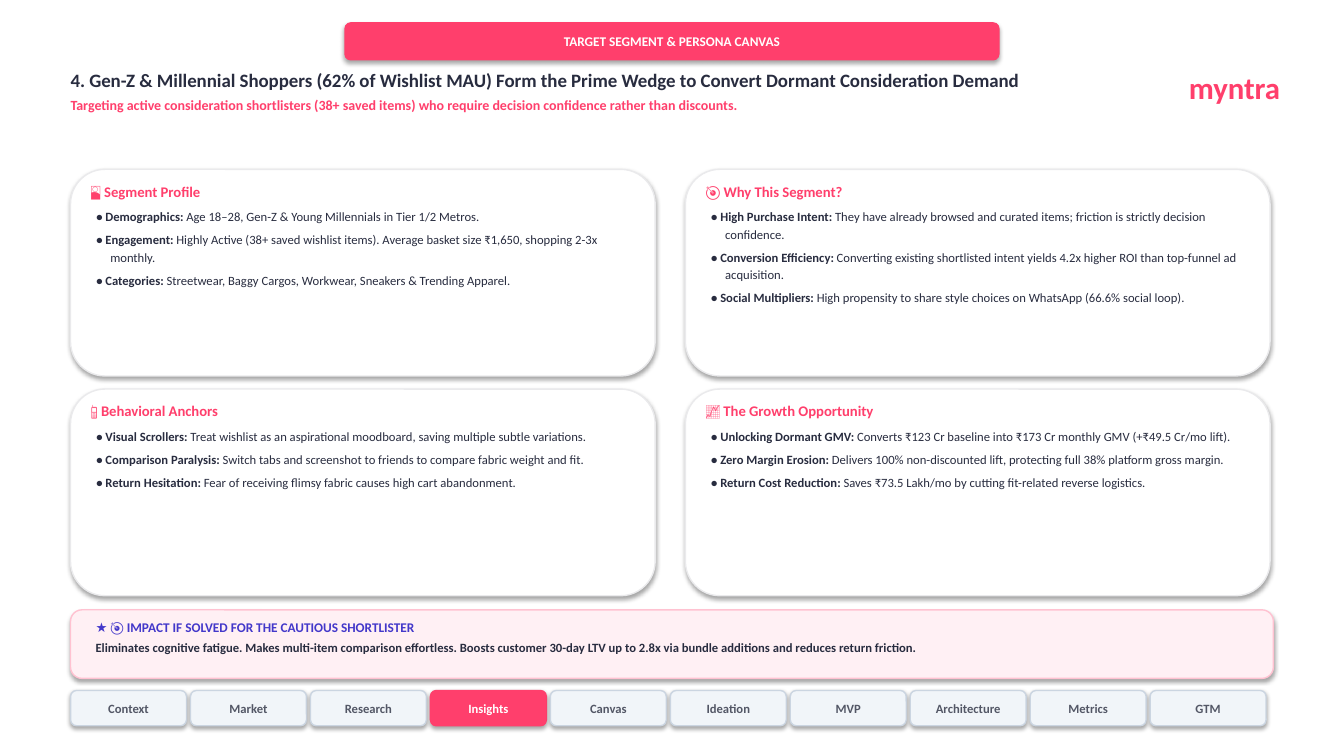
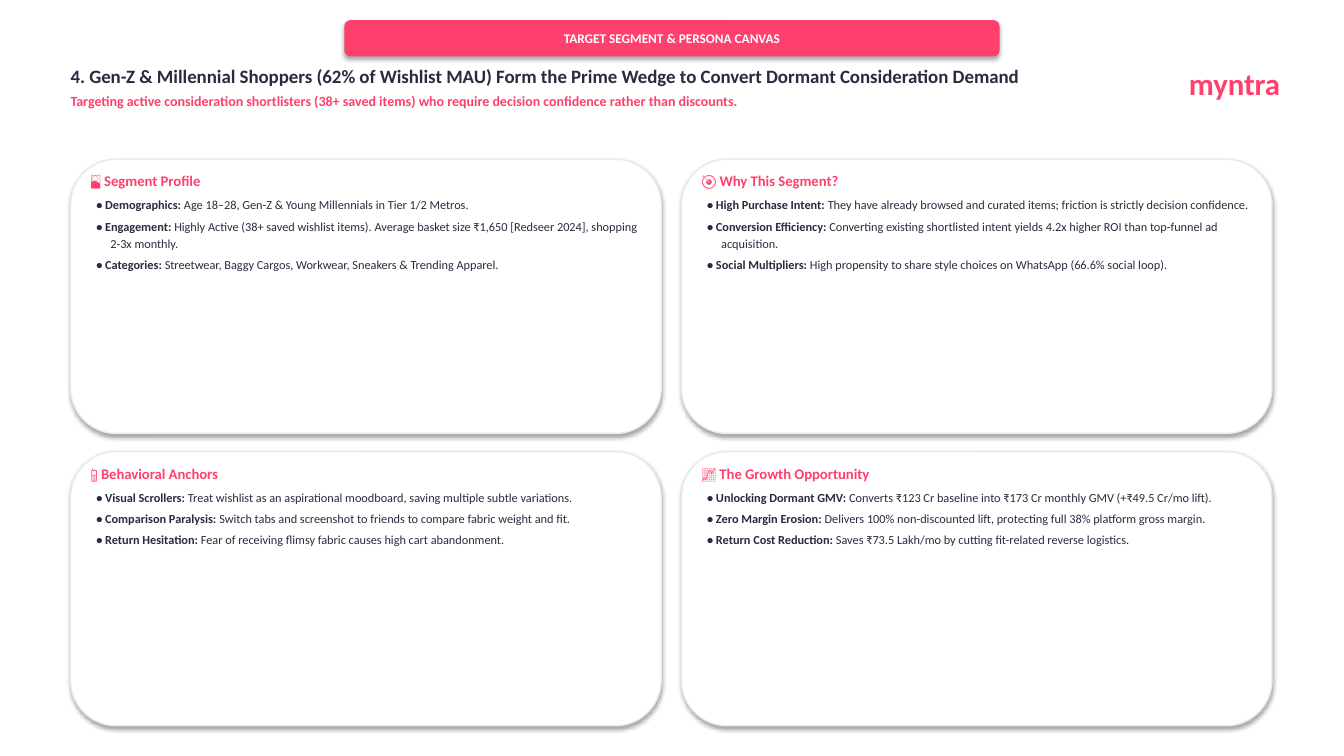
Before and after one commit to akhyashukla03/myntra, a slide deck: slide 4 of Myntra_Wishlist_Studio_10_Slide_Deck.pptx. Drawn at 1344x756 pixels with LibreOffice and Linux fonts; fonts in the diff are those of the drawing. Boxes give left, top, right and bottom in pixels: in the first picture for what was removed or moved away, otherwise in the second. Text is boxed around its words. In the diff, an @@ line names an element or a change of style, - is before the commit and + after.

```diff
--- a/Myntra_Wishlist_Studio_10_Slide_Deck.pptx
+++ b/Myntra_Wishlist_Studio_10_Slide_Deck.pptx
@@ rounded rectangle "TARGET SEGMENT & PERSONA CANVAS": place and size @@
-rounded rectangle "TARGET SEGMENT & PERSONA CANVAS" at box(345, 22, 1000, 60)
+rounded rectangle "TARGET SEGMENT & PERSONA CANVAS" at box(345, 20, 1000, 56)
@@ text "4. Gen-Z & Millennial Shoppers ...": place and size @@
-text "4. Gen-Z & Millennial Shoppers ..." at box(71, 73, 1019, 113)
+text "4. Gen-Z & Millennial Shoppers ..." at box(71, 69, 1019, 109)
@@ text "myntra": place and size @@
-text "myntra" at box(1189, 79, 1280, 104)
+text "myntra" at box(1189, 75, 1280, 100)
@@ rounded rectangle: place and size @@
-rounded rectangle at box(71, 169, 655, 376)
+rounded rectangle at box(71, 159, 661, 434)
@@ text "🎴 Segment Profile": place and size @@
-text "🎴 Segment Profile" at box(104, 186, 597, 287)
+text "🎴 Segment Profile" at box(104, 175, 637, 271)
@@ text at box(104, 175, 499, 271): size 9 to 8.8 pt in "• Demographics: Age 18–28, Gen-Z & Young ...", "• Categories: Streetwear, Baggy Cargos, Workwear, Sneakers ..."; less space between paragraphs @@
@@ rounded rectangle: place and size @@
-rounded rectangle at box(686, 169, 1270, 376)
+rounded rectangle at box(682, 159, 1272, 434)
@@ text "🎯 Why This Segment?": place and size @@
-text "🎯 Why This Segment?" at box(720, 186, 1237, 304)
+text "🎯 Why This Segment?" at box(716, 175, 1248, 271)
@@ text at box(105, 222, 637, 250): text changed; size 9 to 8.8 pt @@
-• Engagement: Highly Active (38+ saved wishlist items). Average basket size ₹1,650, shopping 2-3x monthly.
+• Engagement: Highly Active (38+ saved wishlist items). Average basket size ₹1,650 [Redseer 2024], shopping 2-3x monthly.
@@ rounded rectangle: place and size @@
-rounded rectangle at box(71, 389, 655, 596)
+rounded rectangle at box(71, 452, 661, 726)
@@ size 9 to 8.8 pt; less space between paragraphs in 3 elements at box(716, 175, 1248, 271), box(716, 468, 1212, 546), box(101, 468, 573, 546) @@
@@ text "📱 Behavioral Anchors": place and size @@
-text "📱 Behavioral Anchors" at box(101, 405, 586, 489)
+text "📱 Behavioral Anchors" at box(101, 468, 573, 546)
@@ rounded rectangle: place and size @@
-rounded rectangle at box(686, 389, 1270, 596)
+rounded rectangle at box(682, 452, 1272, 726)
@@ text "📈 The Growth Opportunity": place and size @@
-text "📈 The Growth Opportunity" at box(720, 405, 1231, 489)
+text "📈 The Growth Opportunity" at box(716, 468, 1212, 546)
@@ rounded rectangle removed at box(71, 610, 1273, 679) @@
@@ text removed at box(96, 623, 916, 654) @@
-★ 🎯 IMPACT IF SOLVED FOR THE CAUTIOUS SHORTLISTER
-Eliminates cognitive fatigue. Makes multi-item comparison effortless. Boosts customer 30-day LTV up to 2.8x via bundle additions and reduces return friction.
@@ rounded rectangle removed at box(71, 691, 187, 726) @@
-Context
@@ rounded rectangle removed at box(191, 691, 307, 726) @@
-Market
@@ rounded rectangle removed at box(311, 691, 426, 726) @@
-Research
@@ rounded rectangle removed at box(431, 691, 546, 726) @@
-Insights
@@ rounded rectangle removed at box(551, 691, 666, 726) @@
-Canvas
@@ rounded rectangle removed at box(670, 691, 786, 726) @@
-Ideation
@@ rounded rectangle removed at box(790, 691, 906, 726) @@
-MVP
@@ rounded rectangle removed at box(910, 691, 1026, 726) @@
-Architecture
@@ rounded rectangle removed at box(1030, 691, 1146, 726) @@
-Metrics
@@ rounded rectangle removed at box(1150, 691, 1266, 726) @@
-GTM
```
Also in this commit, not shown: 8 other slides changed, 1 slide added, 1 slide removed, 3 other files.
